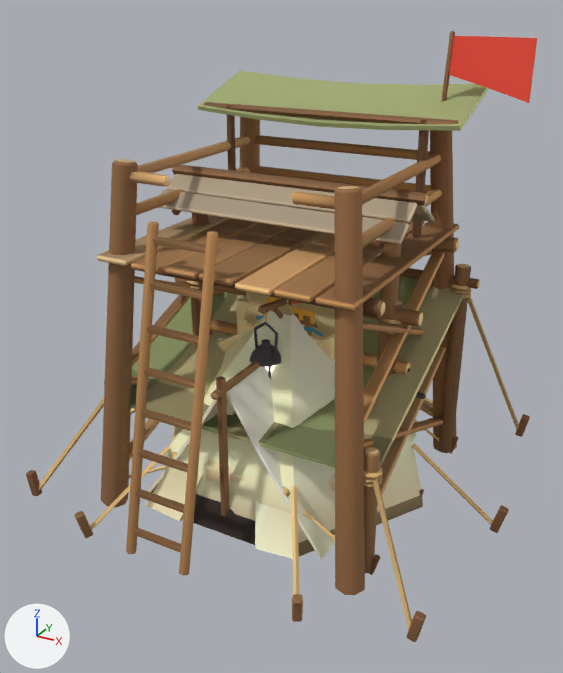
A saved change to the glTF model game/public/models/build/camp.glb.
Both versions are drawn from a 50 mm camera at (4.03, -7.53, 5.56) aimed at (0.04, -0.28, 1.94). Arrows for +X, +Y and +Z are at lower left; the lights stay in place. The first picture is the older version. Where no turn or scale is listed for an object, it has been applied to the vertices. Vertices at exactly the same position are counted once.

Names of what the first picture shows: 'gate__matte', 'lantern_post__matte', 'signpost_key__matte', 'tarp__matte', 'tent_a__matte', 'tent_b__matte', 'watchtower__flag', 'watchtower__matte', 'well__matte' and 2 more.
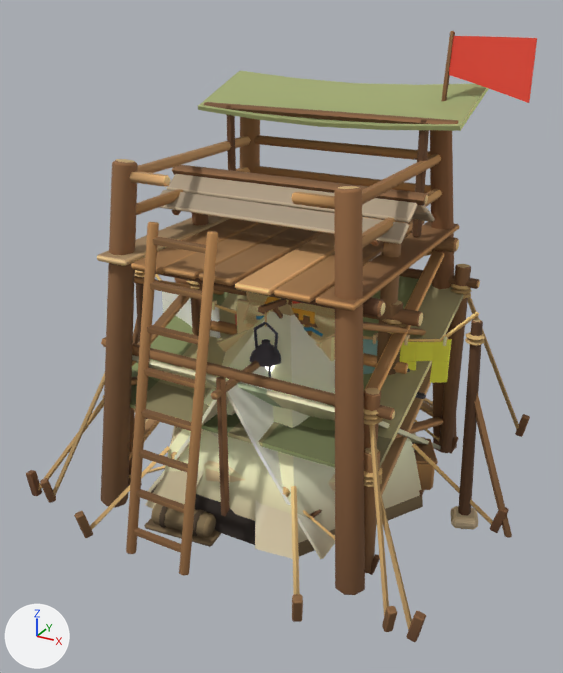
Boxes (x1, y1, x2, y2) around the edits, measured in the pictures (563 x 673 px):
```json
{"object": "lean_to__matte", "change": "added", "after": [40, 337, 441, 632]}
{"object": "washing_line__matte", "change": "added", "after": [133, 270, 512, 538]}
{"object": "crate_stack__matte", "change": "added", "after": [412, 439, 438, 490], "on screen": "brown"}
{"part": 1, "of": "me_tent_a__matte", "change": "recoloured", "before": [78, 494, 508, 622], "after": [78, 494, 508, 622]}
{"part": 2, "of": "me_tent_a__matte", "change": "recoloured", "before": [90, 398, 493, 595], "after": [90, 398, 493, 595]}
{"part": 3, "of": "me_tent_a__matte", "change": "recoloured", "before": [99, 400, 491, 524], "after": [99, 400, 491, 524]}
```

Scene script edits in JSON lines:
```json
{"block": "me_tent_a__matte", "where": "me_tent_a__matte.from_pydata(...)  # 376 vertices, 684 faces; spans x -2.77..2.77, y -2.42..2.42, z -0.03..3.03"}
{"block": "me_tent_a__matte", "where": "# used by ob_tent_a__matte; location = (0.0, 0.0, 0.0)"}
{"block": "me_tent_a__matte", "change": "me_tent_a__matte part 1: 276 faces centred in x -2.77..2.77, y -2.42..2.42, z -0.02..0.9 are repainted in the vertex colours; the middle colour goes from brown #906c44 to brown #785a38"}
{"block": "me_tent_a__matte", "change": "me_tent_a__matte part 2: 65 faces centred in x -2.32..2.32, y -2.01..2.01, z 0.08..0.91 are repainted in the vertex colours; the middle colour goes from beige #e2cca1 to beige #bfad88"}
{"block": "me_tent_a__matte", "change": "me_tent_a__matte part 3: 73 faces centred in x -2.7..2.66, y -2.34..2.31, z -0.02..0.54 are repainted in the vertex colours; the middle colour goes from orange #be9765 to brown #a38051"}
{"op": "add", "block": "me_washing_line__matte", "code": ["me_washing_line__matte = bpy.data.meshes.new('washing_line__matte')", "me_washing_line__matte.from_pydata(...)  # 1067 vertices, 1754 faces; spans x -2.86..2.86, y -0.18..0.18, z -0.1..2.56", "me_washing_line__matte.materials.append(mat_matte)"]}
{"op": "add", "block": "me_lean_to__matte", "code": ["me_lean_to__matte = bpy.data.meshes.new('lean_to__matte')", "me_lean_to__matte.from_pydata(...)  # 704 vertices, 1272 faces; spans x -2.25..2.25, y -2.1..1.33, z -0.05..2.05", "me_lean_to__matte.materials.append(mat_matte)"]}
{"op": "add", "block": "me_crate_stack__matte", "code": ["me_crate_stack__matte = bpy.data.meshes.new('crate_stack__matte')", "me_crate_stack__matte.from_pydata(...)  # 1511 vertices, 2730 faces; spans x -1.2..1.83, y -0.63..0.81, z 0.0..1.46", "me_crate_stack__matte.materials.append(mat_matte)"]}
{"op": "add", "block": "ob_washing_line__matte", "code": ["ob_washing_line__matte = bpy.data.objects.new('washing_line__matte', me_washing_line__matte)", "ob_washing_line__matte.location = (0.0, 0.0, 0.0)"]}
{"op": "add", "block": "ob_lean_to__matte", "code": ["ob_lean_to__matte = bpy.data.objects.new('lean_to__matte', me_lean_to__matte)", "ob_lean_to__matte.location = (0.0, 0.0, 0.0)"]}
{"op": "add", "block": "ob_crate_stack__matte", "code": ["ob_crate_stack__matte = bpy.data.objects.new('crate_stack__matte', me_crate_stack__matte)", "ob_crate_stack__matte.location = (0.0, 0.0, 0.0)"]}
```
